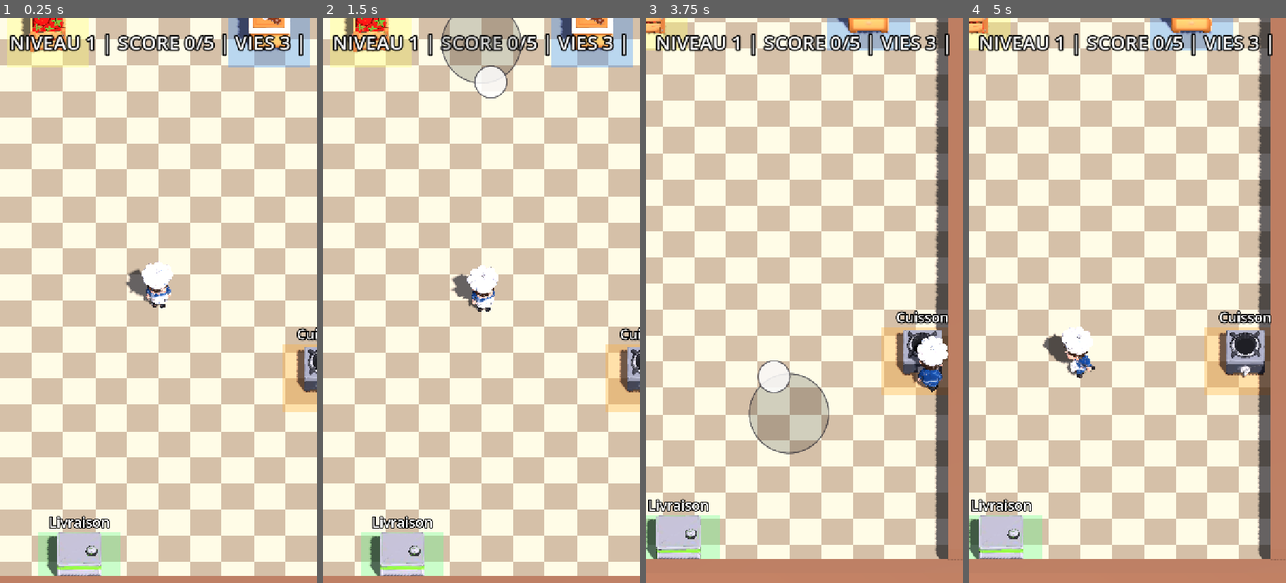
Above: before the commit, frames 1-4 (left to right).
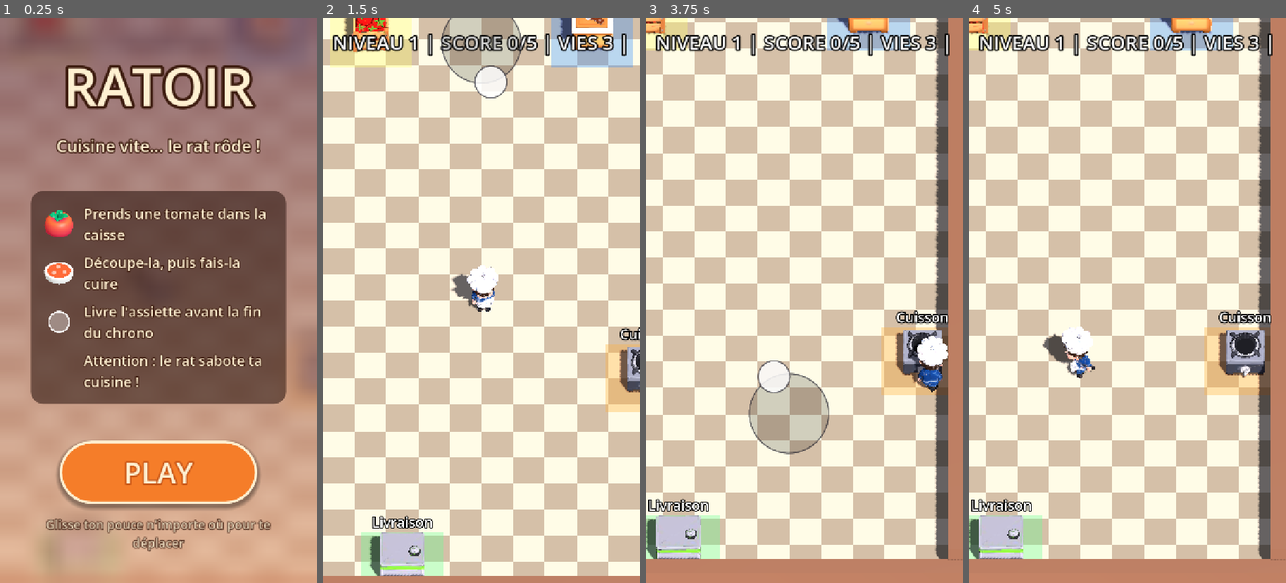
Above: after the commit, the same moments.

Repository: RayaneChCh-dev/Ratoir
Game: Godot game, scene res://scenes/main.tscn
Two runs of this game, one before a commit and one after it. Both use one fixed random seed, a clock stepped at 60 frames per second and the inputs below.
Inputs (mouse positions are in pixels of both pictures, inside the frame that each line leads up to):
- Up to frame 1 (0.25 s): no input
- Up to frame 2 (1.5 s): click (481, 470) at 0.5 s, where only the run after the commit has a clickable "PLAY"; tap Enter at 1.25 s; drag from (481, 40) to (513, 176) at 1.27 s
- Up to frame 3 (3.75 s): drag from (741, 328) to (788, 413) at 2.02 s; move the mouse to (836, 176) at 2.77 s; hold D (move_right) 2.78-3.5 s; tap Space (hit) at 2.85 s; drag from (788, 413) to (709, 215) at 3.52 s
- Up to frame 4 (5 s): move the mouse to (1222, 385) at 4.27 s; hold A (move_left) from 4.28 s (still down); tap Space (hit) at 4.35 s

The runs differ from the first frame. In frame 1, 98% of the frame differs, in the area x 0-100%, y 0-100%; in frame 2, nothing differs; in frame 3, less than 0.1%; in frame 4, less than 0.1%.

Commit message:
Ajoute l'écran d'accueil PLAY / REJOUER et les assets KayKit
- scenes/ui/onboarding.tscn : titre, 3 étapes illustrées, bouton PLAY qui pulse,
  jeu flouté et en pause derrière ; réapparaît en fin de partie avec REJOUER
  (jusqu'ici la partie se figeait sans moyen de relancer)
- Assets KayKit Restaurant Bits (CC0), icônes et shaders (carrelage, parquet,
  tapis, flou, vignettage) importés pour le réaménagement de la cuisine
- tests/cooking_loop : lance la partie comme un appui sur PLAY

Co-Authored-By: Claude Opus 5.5 <noreply@anthropic.com>

Diff:
--- a/scenes/main.tscn
+++ b/scenes/main.tscn
@@ -11,6 +11,7 @@
 [ext_resource type="Script" path="res://scripts/hud.gd" id="9_hud"]
 
 [ext_resource type="PackedScene" path="res://scenes/rat.tscn" id="10_rat"]
+[ext_resource type="PackedScene" path="res://scenes/ui/onboarding.tscn" id="11_onboarding"]
 
 [sub_resource type="ProceduralSkyMaterial" id="SkyMat"]
 sky_top_color = Color(0.55, 0.72, 0.9, 1)
@@ -144,3 +145,5 @@
 
 [node name="Rat" parent="." instance=ExtResource("10_rat")]
 position = Vector3(0, 0, -10.4)
+
+[node name="Onboarding" parent="." instance=ExtResource("11_onboarding")]
--- /dev/null
+++ b/scenes/ui/onboarding.tscn
@@ -0,0 +1,6 @@
+[gd_scene format=3]
+
+[ext_resource type="Script" path="res://scripts/ui/onboarding.gd" id="1"]
+
+[node name="Onboarding" type="CanvasLayer"]
+script = ExtResource("1")
--- /dev/null
+++ b/scripts/ui/onboarding.gd
@@ -0,0 +1,200 @@
+extends CanvasLayer
+## Écran d'accueil (bouton PLAY) et de fin de partie (bouton REJOUER).
+## Le jeu reste en pause derrière, flouté, tant que le joueur n'a pas appuyé.
+
+const CREAM := Color(1.0, 0.94, 0.82)
+const BROWN := Color(0.24, 0.11, 0.06)
+const ORANGE := Color(0.96, 0.49, 0.16)
+const ORANGE_DARK := Color(0.78, 0.33, 0.08)
+
+const STEPS := [
+	["res://assets/ui/icons/tomato.png", "Prends une tomate dans la caisse"],
+	["res://assets/ui/icons/soup_tomate.png", "Découpe-la, puis fais-la cuire"],
+	["res://assets/ui/icons/slot.png", "Livre l'assiette avant la fin du chrono"],
+	["", "Attention : le rat sabote ta cuisine !"],
+]
+
+var _title: Label
+var _subtitle: Label
+var _steps_card: PanelContainer
+var _button: Button
+var _root: Control
+var _pulse: Tween
+
+
+func _ready() -> void:
+	layer = 10
+	process_mode = Node.PROCESS_MODE_ALWAYS
+	_build()
+	GameState.round_state_changed.connect(_on_round_state_changed)
+	_show_menu()
+
+
+func _show_menu() -> void:
+	_title.text = "RATOIR"
+	_title.add_theme_font_size_override("font_size", 120)
+	_subtitle.text = "Cuisine vite… le rat rôde !"
+	_steps_card.visible = true
+	_button.text = "PLAY"
+	_open()
+
+
+func _show_game_over() -> void:
+	_title.text = "PARTIE TERMINÉE"
+	_title.add_theme_font_size_override("font_size", 72)
+	_subtitle.text = "Niveau %d  ·  %d plat%s servi%s" % [
+		GameState.level, GameState.score,
+		"s" if GameState.score > 1 else "", "s" if GameState.score > 1 else ""]
+	_steps_card.visible = false
+	_button.text = "REJOUER"
+	_open()
+
+
+func _open() -> void:
+	get_tree().paused = true
+	visible = true
+	_root.modulate.a = 1.0
+	_button.disabled = false
+	_button.grab_focus()
+	_start_pulse()
+
+
+func _on_play_pressed() -> void:
+	_button.disabled = true
+	var fade := create_tween()
+	fade.tween_property(_root, "modulate:a", 0.0, 0.25)
+	await fade.finished
+	visible = false
+	if _pulse:
+		_pulse.kill()
+	GameState.reset()  # relance une partie propre et enlève la pause
+
+
+func _on_round_state_changed(state: int) -> void:
+	if state == GameState.RoundState.GAME_OVER:
+		_show_game_over()
+
+
+func _start_pulse() -> void:
+	if _pulse:
+		_pulse.kill()
+	_button.pivot_offset = _button.size / 2.0
+	_pulse = create_tween().set_loops()
+	_pulse.tween_property(_button, "scale", Vector2(1.06, 1.06), 0.6).set_trans(Tween.TRANS_SINE)
+	_pulse.tween_property(_button, "scale", Vector2.ONE, 0.6).set_trans(Tween.TRANS_SINE)
+
+
+# --- Construction de l'interface ---
+
+func _build() -> void:
+	_root = Control.new()
+	_root.set_anchors_preset(Control.PRESET_FULL_RECT)
+	add_child(_root)
+
+	var background := ColorRect.new()
+	background.set_anchors_preset(Control.PRESET_FULL_RECT)
+	var blur := ShaderMaterial.new()
+	blur.shader = preload("res://shaders/screen_blur.gdshader")
+	background.material = blur
+	_root.add_child(background)
+
+	var column := VBoxContainer.new()
+	column.set_anchors_preset(Control.PRESET_FULL_RECT)
+	column.offset_left = 48
+	column.offset_right = -48
+	column.alignment = BoxContainer.ALIGNMENT_CENTER
+	column.add_theme_constant_override("separation", 28)
+	_root.add_child(column)
+
+	_title = _label(120, CREAM, 28)
+	column.add_child(_title)
+	_subtitle = _label(38, CREAM, 12)
+	column.add_child(_subtitle)
+	column.add_child(_spacer(20))
+
+	_steps_card = PanelContainer.new()
+	_steps_card.custom_minimum_size.x = 580
+	_steps_card.size_flags_horizontal = Control.SIZE_SHRINK_CENTER
+	_steps_card.add_theme_stylebox_override("panel", _box(Color(0.14, 0.06, 0.04, 0.55), 28, 0, Color.TRANSPARENT, 28))
+	var steps := VBoxContainer.new()
+	steps.add_theme_constant_override("separation", 18)
+	_steps_card.add_child(steps)
+	for step in STEPS:
+		steps.add_child(_step_row(step[0], step[1]))
+	column.add_child(_steps_card)
+	column.add_child(_spacer(30))
+
+	_button = Button.new()
+	_button.custom_minimum_size = Vector2(440, 140)
+	_button.size_flags_horizontal = Control.SIZE_SHRINK_CENTER
+	_button.add_theme_font_size_override("font_size", 64)
+	_button.add_theme_color_override("font_color", CREAM)
+	_button.add_theme_color_override("font_hover_color", CREAM)
+	_button.add_theme_color_override("font_pressed_color", CREAM)
+	_button.add_theme_color_override("font_focus_color", CREAM)
+	_button.add_theme_constant_override("outline_size", 14)
+	_button.add_theme_color_override("font_outline_color", ORANGE_DARK)
+	_button.add_theme_stylebox_override("normal", _box(ORANGE, 70, 6, CREAM, 0))
+	_button.add_theme_stylebox_override("hover", _box(ORANGE.lightened(0.08), 70, 6, CREAM, 0))
+	_button.add_theme_stylebox_override("pressed", _box(ORANGE_DARK, 70, 6, CREAM, 0))
+	_button.add_theme_stylebox_override("focus", _box(Color.TRANSPARENT, 70, 0, Color.TRANSPARENT, 0))
+	_button.pressed.connect(_on_play_pressed)
+	column.add_child(_button)
+
+	var hint := _label(28, CREAM, 8)
+	hint.text = "Glisse ton pouce n'importe où pour te déplacer"
+	hint.modulate.a = 0.85
+	column.add_child(hint)
+
+
+func _step_row(icon_path: String, text: String) -> HBoxContainer:
+	var row := HBoxContainer.new()
+	row.add_theme_constant_override("separation", 20)
+	var icon := TextureRect.new()
+	icon.custom_minimum_size = Vector2(72, 72)
+	icon.expand_mode = TextureRect.EXPAND_IGNORE_SIZE
+	icon.stretch_mode = TextureRect.STRETCH_KEEP_ASPECT_CENTERED
+	if icon_path != "":
+		icon.texture = load(icon_path)
+	row.add_child(icon)
+	var label := _label(32, CREAM, 8)
+	label.horizontal_alignment = HORIZONTAL_ALIGNMENT_LEFT
+	label.autowrap_mode = TextServer.AUTOWRAP_WORD_SMART
+	label.size_flags_horizontal = Control.SIZE_EXPAND_FILL
+	label.vertical_alignment = VERTICAL_ALIGNMENT_CENTER
+	label.text = text
+	row.add_child(label)
+	return row
+
+
+func _label(size: int, color: Color, outline: int) -> Label:
+	var label := Label.new()
+	label.horizontal_alignment = HORIZONTAL_ALIGNMENT_CENTER
+	# Retour à la ligne : un texte long ne doit jamais élargir la colonne au-delà de l'écran.
+	label.autowrap_mode = TextServer.AUTOWRAP_WORD_SMART
+	label.custom_minimum_size.x = 1
+	label.add_theme_font_size_override("font_size", size)
+	label.add_theme_color_override("font_color", color)
+	label.add_theme_constant_override("outline_size", outline)
+	label.add_theme_color_override("font_outline_color", BROWN)
+	return label
+
+
+func _spacer(height: int) -> Control:
+	var spacer := Control.new()
+	spacer.custom_minimum_size = Vector2(0, height)
+	return spacer
+
+
+func _box(color: Color, radius: int, border: int, border_color: Color, padding: int) -> StyleBoxFlat:
+	var box := StyleBoxFlat.new()
+	box.bg_color = color
+	box.set_corner_radius_all(radius)
+	box.set_border_width_all(border)
+	box.border_color = border_color
+	box.set_content_margin_all(padding)
+	if border > 0:
+		box.shadow_color = Color(0, 0, 0, 0.35)
+		box.shadow_size = 10
+		box.shadow_offset = Vector2(0, 6)
+	return box
--- /dev/null
+++ b/shaders/kitchen_tiles.gdshader
@@ -0,0 +1,35 @@
+shader_type spatial;
+// Carrelage de cuisine chaleureux : grandes dalles sombres légèrement variées, joints plus foncés.
+
+uniform vec3 tile_a : source_color = vec3(0.82, 0.64, 0.48);
+uniform vec3 tile_b : source_color = vec3(0.76, 0.58, 0.43);
+uniform vec3 grout : source_color = vec3(0.58, 0.42, 0.3);
+uniform float tile_size = 0.7;
+uniform vec2 grid_origin = vec2(-4.9, -6.3);
+uniform float grout_width = 0.03;
+
+varying vec3 world_pos;
+
+float hash(vec2 p) {
+	return fract(sin(dot(p, vec2(127.1, 311.7))) * 43758.5453);
+}
+
+void vertex() {
+	world_pos = (MODEL_MATRIX * vec4(VERTEX, 1.0)).xyz;
+}
+
+void fragment() {
+	vec2 uv = (world_pos.xz - grid_origin) / tile_size;
+	vec2 cell = floor(uv);
+	vec2 f = fract(uv);
+	float checker = mod(cell.x + cell.y, 2.0);
+	vec3 base = mix(tile_a, tile_b, checker);
+	base *= 0.94 + 0.1 * hash(cell);
+	// Léger dégradé dans chaque dalle, comme un reflet.
+	base *= 1.0 + 0.08 * (f.x - f.y);
+	float edge = min(min(f.x, 1.0 - f.x), min(f.y, 1.0 - f.y));
+	float g = 1.0 - smoothstep(grout_width * 0.5, grout_width, edge);
+	ALBEDO = mix(base, grout, g);
+	ROUGHNESS = mix(0.45, 0.95, g);
+	SPECULAR = 0.35;
+}
--- /dev/null
+++ b/shaders/rug.gdshader
@@ -0,0 +1,31 @@
+shader_type spatial;
+// Tapis de cuisine : coins arrondis, liseré clair, petit motif losange.
+
+uniform vec4 base_color : source_color = vec4(0.36, 0.62, 0.46, 1.0);
+uniform vec4 border_color : source_color = vec4(0.9, 0.95, 0.86, 1.0);
+uniform vec2 rug_size = vec2(1.5, 3.0);
+
+float rounded_box(vec2 p, vec2 b, float r) {
+	vec2 q = abs(p) - b + r;
+	return length(max(q, 0.0)) + min(max(q.x, q.y), 0.0) - r;
+}
+
+void fragment() {
+	vec2 p = (UV - 0.5) * rug_size;
+	float d = rounded_box(p, rug_size * 0.5, 0.18);
+	if (d > 0.0) {
+		discard;
+	}
+	vec3 col = base_color.rgb;
+	// Double liseré.
+	float band = step(-0.13, d) * step(d, -0.09) + step(-0.05, d);
+	// Motif losange discret.
+	vec2 m = abs(fract(p * 2.2) - 0.5);
+	float diamond = step(m.x + m.y, 0.12);
+	col = mix(col, col * 1.15, diamond * step(d, -0.2));
+	col = mix(col, border_color.rgb, clamp(band, 0.0, 1.0));
+	// Frange qui assombrit un peu le bord.
+	col *= 0.92 + 0.08 * smoothstep(0.0, -0.3, d);
+	ALBEDO = col;
+	ROUGHNESS = 0.95;
+}
--- /dev/null
+++ b/shaders/screen_blur.gdshader
@@ -0,0 +1,13 @@
+shader_type canvas_item;
+// Floute l'image du jeu derrière les écrans d'accueil / de résultats, puis la teinte.
+
+uniform sampler2D screen_tex : hint_screen_texture, filter_linear_mipmap;
+uniform float blur_lod = 3.5;
+uniform vec4 tint_top : source_color = vec4(0.42, 0.24, 0.3, 0.72);
+uniform vec4 tint_bottom : source_color = vec4(0.86, 0.6, 0.45, 0.62);
+
+void fragment() {
+	vec3 scene = textureLod(screen_tex, SCREEN_UV, blur_lod).rgb;
+	vec4 tint = mix(tint_top, tint_bottom, UV.y);
+	COLOR = vec4(mix(scene, tint.rgb, tint.a), 1.0);
+}
--- /dev/null
+++ b/shaders/vignette.gdshader
@@ -0,0 +1,12 @@
+shader_type canvas_item;
+// Assombrit doucement les bords de l'écran pour une ambiance chaleureuse.
+
+uniform float strength = 0.45;
+uniform vec4 tint : source_color = vec4(0.12, 0.05, 0.02, 1.0);
+
+void fragment() {
+	vec2 d = UV - vec2(0.5);
+	d.x *= 0.8;
+	float v = smoothstep(0.3, 0.75, length(d));
+	COLOR = vec4(tint.rgb, v * strength);
+}
--- /dev/null
+++ b/shaders/wood_planks.gdshader
@@ -0,0 +1,34 @@
+shader_type spatial;
+// Parquet de la salle du restaurant (autour de la cuisine).
+
+uniform vec3 wood_a : source_color = vec3(0.34, 0.2, 0.12);
+uniform vec3 wood_b : source_color = vec3(0.26, 0.15, 0.09);
+uniform float plank_width = 0.5;
+uniform float plank_length = 3.0;
+
+varying vec3 world_pos;
+
+float hash(vec2 p) {
+	return fract(sin(dot(p, vec2(12.9898, 78.233))) * 43758.5453);
+}
+
+void vertex() {
+	world_pos = (MODEL_MATRIX * vec4(VERTEX, 1.0)).xyz;
+}
+
+void fragment() {
+	float row = floor(world_pos.z / plank_width);
+	float offset = hash(vec2(row, 3.0)) * plank_length;
+	float col = floor((world_pos.x + offset) / plank_length);
+	float n = hash(vec2(row, col));
+	vec3 base = mix(wood_a, wood_b, n);
+	// Veinage.
+	float grain = sin(world_pos.x * 9.0 + n * 20.0 + sin(world_pos.z * 3.0) * 2.0) * 0.5 + 0.5;
+	base *= 0.92 + grain * 0.1;
+	float fz = fract(world_pos.z / plank_width);
+	float fx = fract((world_pos.x + offset) / plank_length);
+	float seam = step(fz, 0.04) + step(fx, 0.008);
+	base = mix(base, base * 0.55, clamp(seam, 0.0, 1.0));
+	ALBEDO = base;
+	ROUGHNESS = 0.7;
+}
--- a/tests/cooking_loop.gd
+++ b/tests/cooking_loop.gd
@@ -25,6 +25,7 @@
 	var scene = load("res://scenes/main.tscn").instantiate()
 	get_tree().root.add_child(scene)
 	await get_tree().process_frame
+	game.reset()  # équivaut à appuyer sur PLAY : enlève la pause de l'écran d'accueil
 	var rat: Node = scene.get_node_or_null("Rat")
 	if rat:
 		rat.process_mode = Node.PROCESS_MODE_DISABLED  # pas de sabotage pendant ce test
Binary file added: assets/kaykit/food/bowl.bin
Not shown, added: assets/kaykit/food/bowl.gltf
Not shown, added: assets/kaykit/food/bowl.gltf.import
Binary file added: assets/kaykit/food/food_ingredient_lettuce.bin
Not shown, added: assets/kaykit/food/food_ingredient_lettuce.gltf
Not shown, added: assets/kaykit/food/food_ingredient_lettuce.gltf.import
Binary file added: assets/kaykit/food/food_ingredient_lettuce_chopped.bin
Not shown, added: assets/kaykit/food/food_ingredient_lettuce_chopped.gltf
Not shown, added: assets/kaykit/food/food_ingredient_lettuce_chopped.gltf.import
Binary file added: assets/kaykit/food/food_ingredient_steak.bin
Not shown, added: assets/kaykit/food/food_ingredient_steak.gltf
Not shown, added: assets/kaykit/food/food_ingredient_steak.gltf.import
(and 142 more such lines)
